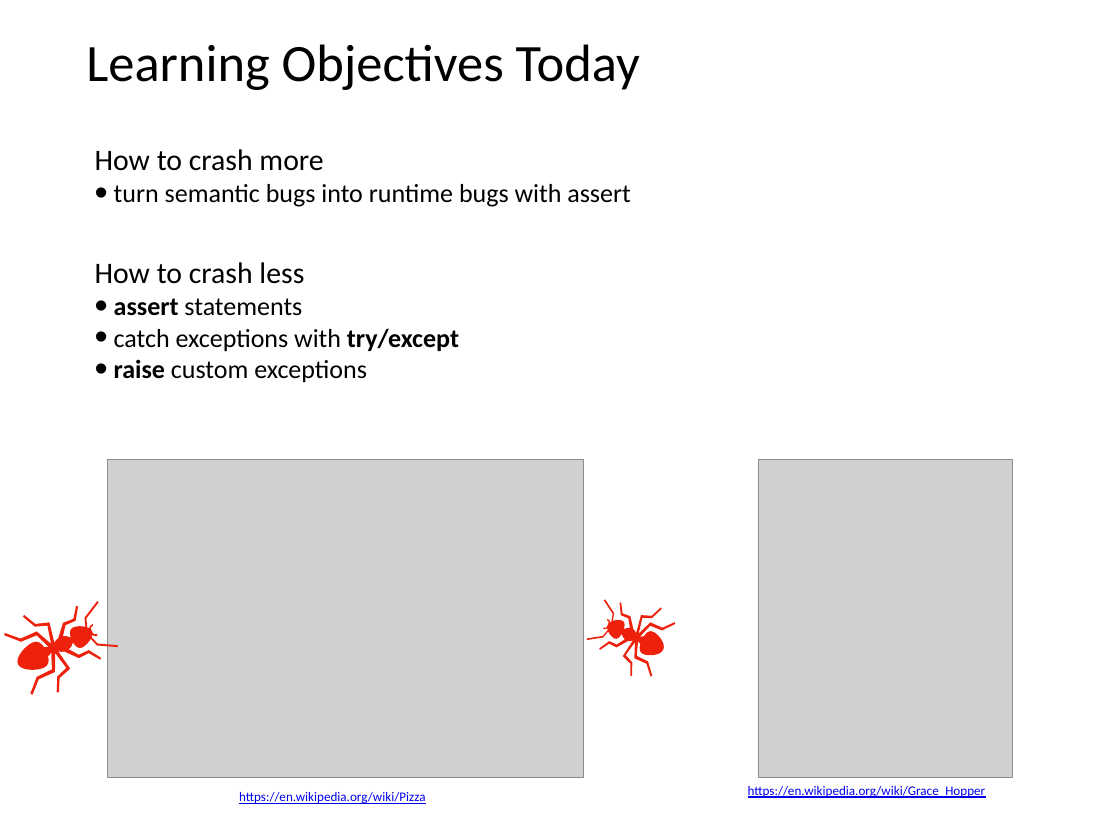
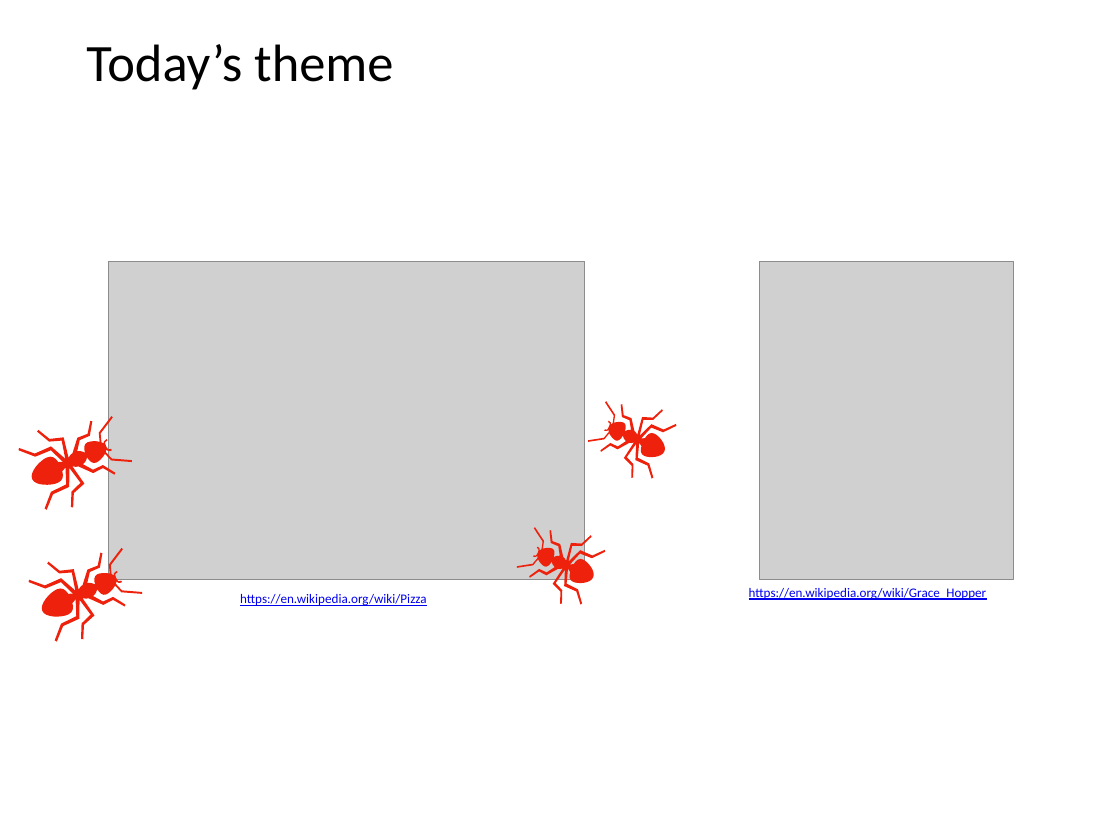
Before and after one commit to tylerharter/caraza-harter-com, a slide deck: slide 3 of tyler/meena/cs220/s22/materials/lecture_ppts/lec_25_S22.ppt (slide 2 before the commit). Drawn at 1120x840 pixels with LibreOffice and Linux fonts; fonts in the diff are those of the drawing; grey boxes stand for pictures. Boxes give left, top, right and bottom in pixels: in the first picture for what was removed or moved away, otherwise in the second. Text is boxed around its words. In the diff, an @@ line names an element or a change of style, - is before the commit and + after.

Commit message:
Adding lec-25 slides

```diff
--- a/tyler/meena/cs220/s22/materials/lecture_ppts/lec_25_S22.ppt
+++ b/tyler/meena/cs220/s22/materials/lecture_ppts/lec_25_S22.ppt
@@ title at box(86, 44, 393, 90): text changed @@
-Learning Objectives Today
+Today’s theme
@@ text removed at box(95, 149, 631, 383) @@
-How to crash more
-• turn semantic bugs into runtime bugs with assert
-How to crash less
-• assert statements
-• catch exceptions with try/except
-• raise custom exceptions
@@ freeform shape added at box(581, 387, 680, 486), fill #EE220C @@
@@ freeform shape added at box(15, 400, 140, 518), fill #EE220C @@
@@ freeform shape: place and size @@
-freeform shape at box(0, 585, 126, 703)
+freeform shape at box(25, 532, 150, 650)
@@ freeform shape: place and size @@
-freeform shape at box(580, 585, 679, 684)
+freeform shape at box(510, 513, 609, 612)
@@ text "https://en.wikipedia.org/wiki/Grace_Hopper": place and size @@
-text "https://en.wikipedia.org/wiki/Grace_Hopper" at box(748, 786, 986, 798)
+text "https://en.wikipedia.org/wiki/Grace_Hopper" at box(749, 588, 987, 600)
@@ 2 pictures, 1 text: place and size @@
-2 pictures, 1 text at box(107, 459, 1013, 804)
+2 pictures, 1 text at box(109, 261, 1014, 606)
```
Also in this commit, not shown: 1 other slide changed, 1 slide added, 1 other file.
